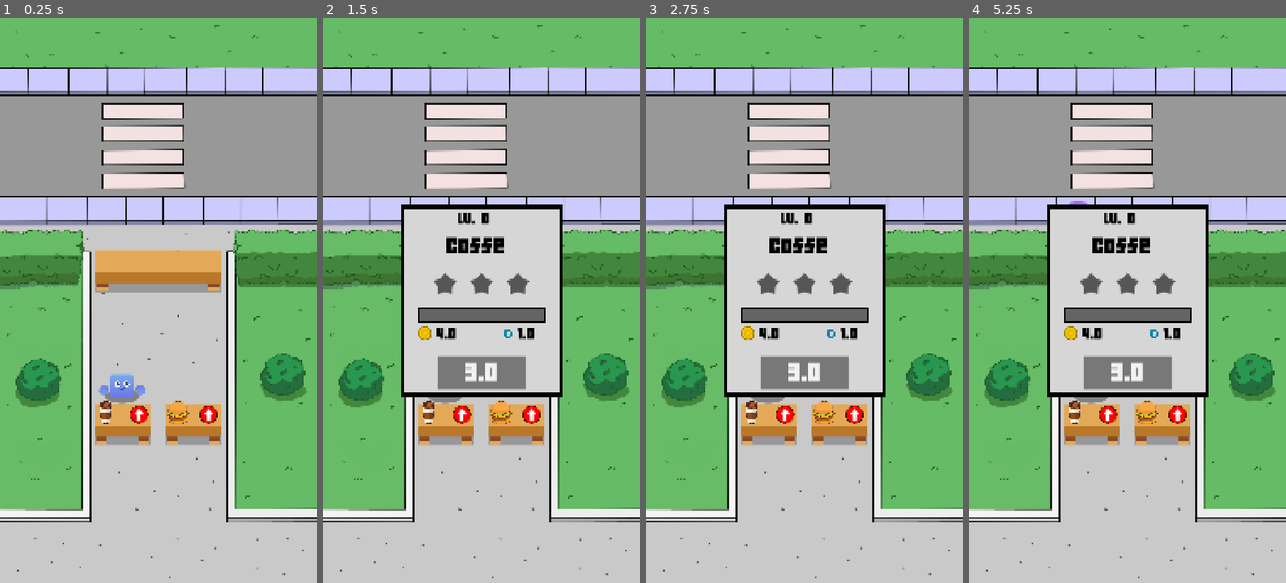
Above: before the commit, frames 1-4 (left to right).
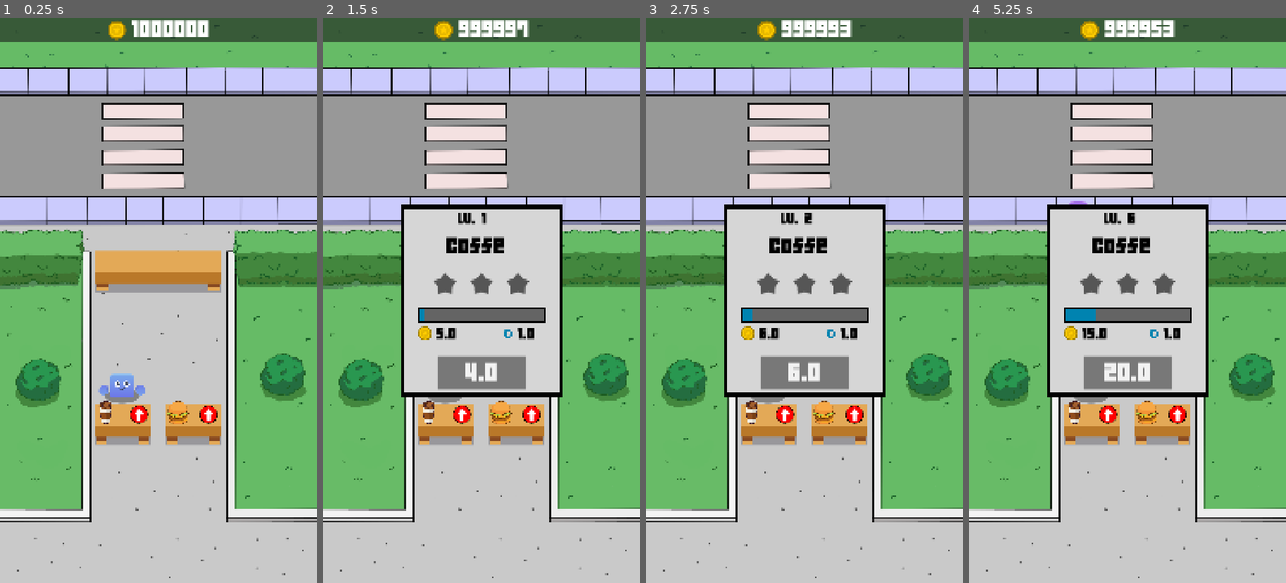
Above: after the commit, the same moments.

Repository: Khubayan/IdleFoodClone
Game: Godot game, scene res://Scenes/Game/game.tscn
The game is run twice, just before and just after one commit, with the same random seed, the same clock (stepped at 60 frames per second) and the same inputs.
Inputs (mouse positions are in pixels of both pictures, inside the frame that each line leads up to):
- Up to frame 1 (0.25 s): no input
- Up to frame 2 (1.5 s): click (462, 413) at 0.5 s; click "3.0" at 1.25 s
- Up to frame 3 (2.75 s): click "3.0" (after the commit: "4.0") at 2 s
- Up to frame 4 (5.25 s): click "3.0" (after the commit: "6.0") at 2.75 s; click "3.0" (after the commit: "8.0") at 3.5 s; click "3.0" (after the commit: "11.0") at 4.25 s; click "3.0" (after the commit: "15.0") at 5 s

The runs differ from the first frame. In frame 1, 4.2% of the frame differs, in the area x 0-100%, y 0-5%; in frame 2, 4.4%; in frame 3, 4.4%; in frame 4, 4.9%, in the area x 0-100%, y 0-65%.

Commit message:
Upgrade Items

Diff:
--- a/Data/item.gd
+++ b/Data/item.gd
@@ -1,6 +1,7 @@
 extends Resource
 class_name Item
 
+signal on_star_reached
 
 enum  ItemType {
 	Coffee,
@@ -24,6 +25,19 @@
 @export var profit_multi: float = 1.2
 
 @export_category("Levels")
-@export var max_leve: int = 75
+@export var max_level: int = 75
 
 var current_level: int = 0
+
+
+func update_item() -> void:
+	if current_level >= max_level:
+		return
+	current_level += 1
+	upgrade_cost = ceil(upgrade_cost * upgrade_multi)
+	profit = ceil(profit * profit_multi)
+	if current_level % 25 == 0:
+		cook_time = ceil(cook_time * cook_time_reduce_perc)
+		upgrade_cost = upgrade_cost * 3
+		profit = profit * 3
+		on_star_reached.emit()
--- a/Scenes/Game/game.tscn
+++ b/Scenes/Game/game.tscn
@@ -19,6 +19,12 @@
 [ext_resource type="PackedScene" uid="uid://cbfxiw5cigjaq" path="res://Scenes/UI/upgrade_panel.tscn" id="17_2vowc"]
 [ext_resource type="Script" uid="uid://ctdgw5gd0qy67" path="res://Scripts/UI/game_ui.gd" id="17_yox4t"]
 [ext_resource type="Texture2D" uid="uid://irvy7hi01yaq" path="res://Idle Assets/Sprites/UI/Arrow.png" id="19_lemb1"]
+[ext_resource type="Texture2D" uid="uid://c0u5tg1276wyi" path="res://Idle Assets/Sprites/UI/coin_gold.png" id="20_nxex1"]
+[ext_resource type="FontFile" uid="uid://due6jbyye53ld" path="res://Idle Assets/Fonts/font_score.ttf" id="21_pa3qg"]
+
+[sub_resource type="LabelSettings" id="LabelSettings_2lc0x"]
+font = ExtResource("21_pa3qg")
+font_size = 70
 
 [node name="Game" type="Node2D"]
 
@@ -140,6 +146,49 @@
 texture_normal = ExtResource("19_lemb1")
 stretch_mode = 5
 
+[node name="TopBar" type="Control" parent="GameUI"]
+custom_minimum_size = Vector2(0, 80)
+layout_mode = 3
+anchors_preset = 10
+anchor_right = 1.0
+grow_horizontal = 2
+
+[node name="Panel" type="Panel" parent="GameUI/TopBar"]
+layout_mode = 1
+anchors_preset = 15
+anchor_right = 1.0
+anchor_bottom = 1.0
+grow_horizontal = 2
+grow_vertical = 2
+
+[node name="HBoxContainer" type="HBoxContainer" parent="GameUI/TopBar/Panel"]
+layout_mode = 1
+anchors_preset = 8
+anchor_left = 0.5
+anchor_top = 0.5
+anchor_right = 0.5
+anchor_bottom = 0.5
+offset_left = -34.5
+offset_top = -32.0
+offset_right = 34.5
+offset_bottom = 32.0
+grow_horizontal = 2
+grow_vertical = 2
+theme_override_constants/separation = 20
+
+[node name="TextureRect" type="TextureRect" parent="GameUI/TopBar/Panel/HBoxContainer"]
+custom_minimum_size = Vector2(64, 64)
+layout_mode = 2
+texture = ExtResource("20_nxex1")
+expand_mode = 1
+stretch_mode = 5
+
+[node name="CurrentCoins" type="Label" parent="GameUI/TopBar/Panel/HBoxContainer"]
+unique_name_in_owner = true
+layout_mode = 2
+text = "0"
+label_settings = SubResource("LabelSettings_2lc0x")
+
 [connection signal="timeout" from="CustomerManager/SpawnTimer" to="CustomerManager" method="_on_spawn_timer_timeout"]
 [connection signal="pressed" from="GameUI/CoffeeButton" to="GameUI" method="_on_coffee_button_pressed"]
 [connection signal="pressed" from="GameUI/BurgerButton" to="GameUI" method="_on_burger_button_pressed"]
--- a/Scenes/UI/upgrade_panel.tscn
+++ b/Scenes/UI/upgrade_panel.tscn
@@ -89,6 +89,7 @@
 label_settings = ExtResource("1_1pv54")
 
 [node name="StarHBox" type="HBoxContainer" parent="Panel"]
+unique_name_in_owner = true
 layout_mode = 0
 offset_left = 90.0
 offset_top = 205.0
@@ -224,3 +225,5 @@
 theme_override_font_sizes/font_size = 80
 theme_override_styles/normal = SubResource("StyleBoxFlat_ga731")
 text = "50"
+
+[connection signal="pressed" from="Panel/UpgradeButton" to="." method="_on_upgrade_button_pressed"]
--- a/Scripts/UI/game_ui.gd
+++ b/Scripts/UI/game_ui.gd
@@ -3,8 +3,12 @@
 
 @onready var coffee_panel: UpgradePanel = $CoffeePanel
 @onready var burger_panel: UpgradePanel = $BurgerPanel
+@onready var current_coins: Label = %CurrentCoins
 
 
+
+func _process(delta: float) -> void:
+	current_coins.text = str(GameManager.current_coins)
 
 func _ready() -> void:
 	coffee_panel.init_upgrade_panel(GameManager.ITEM_COFFE)
--- a/Scripts/UI/upgrade_panel.gd
+++ b/Scripts/UI/upgrade_panel.gd
@@ -7,20 +7,41 @@
 @onready var profit: Label = %Profit
 @onready var cook_time: Label = %CookTime
 @onready var upgrade_button: Button = %UpgradeButton
+@onready var star_h_box: HBoxContainer = %StarHBox
 
 var item_ref: Item
 var current_level: int
-var current_star: int = -1
+var current_stars: int = -1
 
+
+func _process(delta: float) -> void:
+	progress_bar.value = current_level / 25.0
 
 func init_upgrade_panel(item: Item) -> void:
 	item_ref = item
 	item_name.text = item.id
 	progress_bar.value = 0
 	update_stats()
+	item_ref.on_star_reached.connect(_on_star_reached)
 
 func update_stats() -> void:
 	level.text = "Lv. %s" % item_ref.current_level
 	profit.text = str(item_ref.profit)
 	cook_time.text = str(item_ref.cook_time)
 	upgrade_button.text = str(item_ref.upgrade_cost)
+
+func _on_star_reached() -> void:
+	current_level = 0
+	current_stars += 1
+	var star: TextureRect = star_h_box.get_child(current_stars)
+	star.modulate = Color(255, 255, 255)
+
+
+func _on_upgrade_button_pressed() -> void:
+	SoundManager.play_ui()
+	if GameManager.current_coins < item_ref.upgrade_cost:
+		return
+	GameManager.current_coins -= item_ref.upgrade_cost
+	current_level += 1
+	item_ref.update_item()
+	update_stats()
--- a/autoloads/game_manager.gd
+++ b/autoloads/game_manager.gd
@@ -10,7 +10,7 @@
 var coffee_counter_pos := Vector2(415, 1250)
 var burger_counter_pos := Vector2(665, 1250)
 
-var current_coins: int = 0
+var current_coins: int = 1000000
 
 func play_coin_vfx(spawn_pos: Vector2) -> void:
 	var coin_instance: GPUParticles2D = COIN_VFX.instantiate()
--- a/default_bus_layout.tres
+++ b/default_bus_layout.tres
@@ -3,13 +3,13 @@
 [resource]
 bus/1/name = &"Music"
 bus/1/solo = false
-bus/1/mute = false
+bus/1/mute = true
 bus/1/bypass_fx = false
 bus/1/volume_db = -5.01406
 bus/1/send = &"Master"
 bus/2/name = &"SFX"
 bus/2/solo = false
-bus/2/mute = false
+bus/2/mute = true
 bus/2/bypass_fx = false
 bus/2/volume_db = -3.9308
 bus/2/send = &"Master"
Not shown: 1 places in Scenes/Game/game.tscn that only renumber resources
